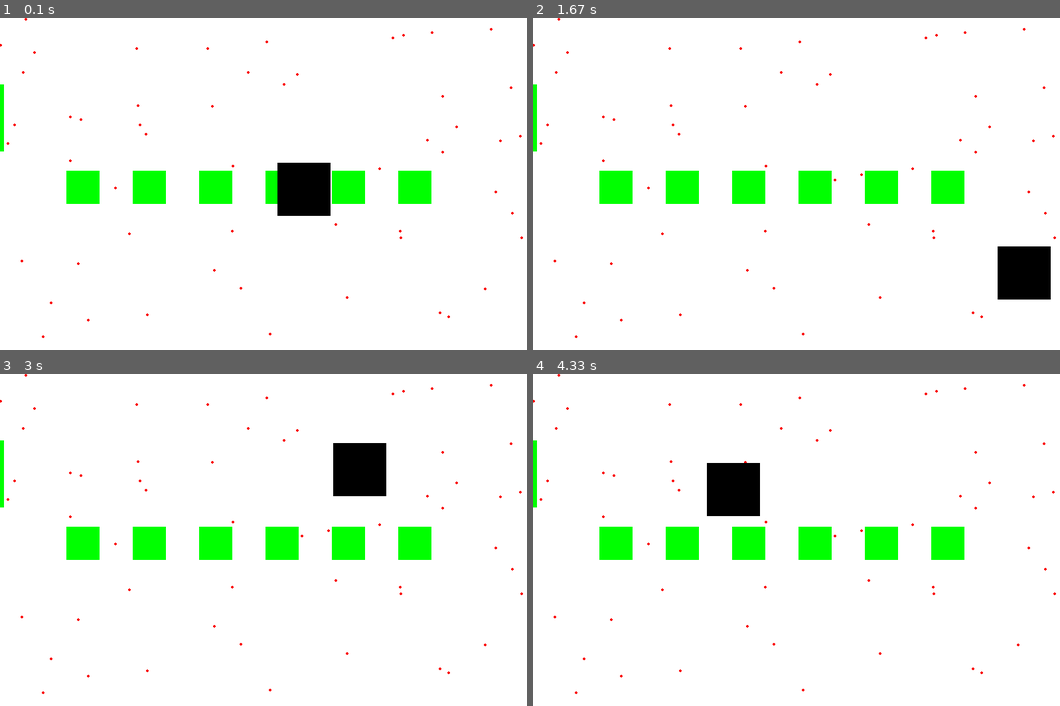
Above: before the commit, frames 1-4 (two rows, left to right).
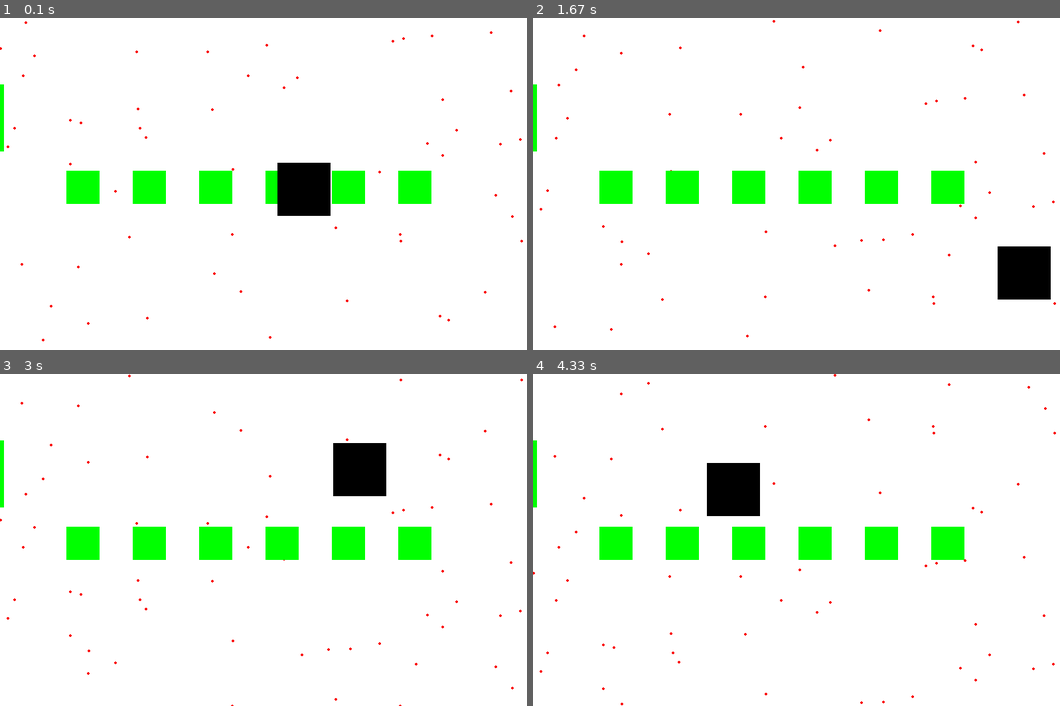
Above: after the commit, the same moments.

Repository: nattdev/overview-pygame
Game: pygame game, started from main.py
Same seed, same stepped clock (60 frames per second), same inputs: the game is played once before the commit and once after it.
Inputs:
- Up to frame 1 (0.1 s): no input
- Up to frame 2 (1.67 s): no input
- Up to frame 3 (3 s): no input
- Up to frame 4 (4.33 s): no input

The runs differ from the first frame. In frame 1, 0.3% of the frame differs, in the area x 0-100%, y 0-98%; in frame 2, 0.3%; in frame 3, 0.3%; in frame 4, 0.3%, in the area x 0-100%, y 0-100%.

Commit message:
Add animation to circle

Diff:
--- a/main.py
+++ b/main.py
@@ -53,10 +53,14 @@
     ## Zona de dibujo --- ##
     ## Dibujos con for
         ## Dibujando circulos aleatorios
-    for i in coord_list :
-        x = i[0]
-        y = i[1]
+    for j in coord_list :
+        x = j[0]
+        y = j[1]
         pygame.draw.circle(screen, RED, (x, y), 2)
+        j[1] += 1
+        if j[1] > 500:
+            j[1] = 0
+
 
     for i in range (100, 700, 100): # (inicio, fin, incremento)
         pygame.draw.rect(screen, GREEN, (i, 230, 50, 50))
